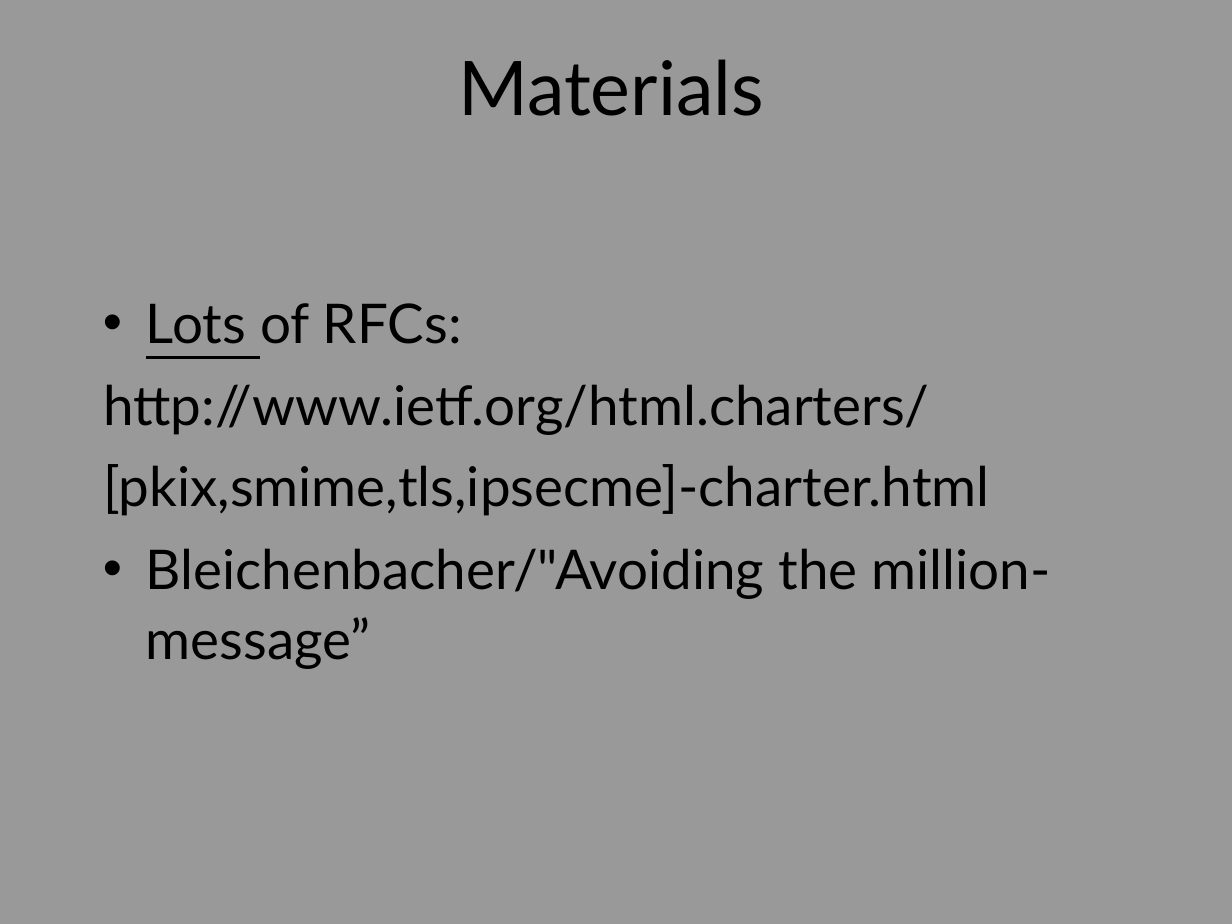
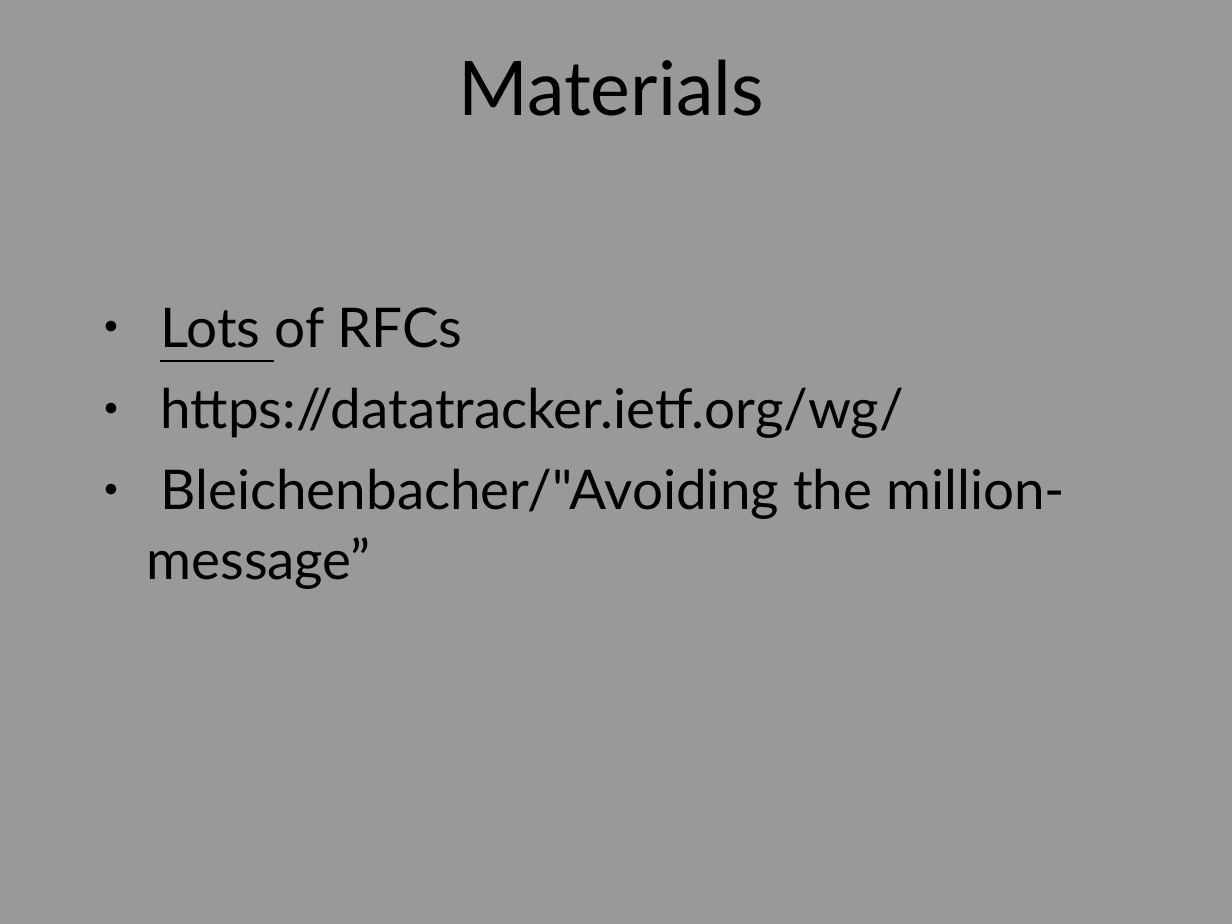
Before and after one commit to sftcd/cs7053, a slide deck: slide 23 of lectures/04-protocols/04-protocols.ppt (slide 24 before the commit). Drawn at 1232x924 pixels with LibreOffice and Linux fonts; fonts in the diff are those of the drawing. Boxes give left, top, right and bottom in pixels: in the first picture for what was removed or moved away, otherwise in the second. Text is boxed around its words. In the diff, an @@ line names an element or a change of style, - is before the commit and + after.

```diff
--- a/lectures/04-protocols/04-protocols.ppt
+++ b/lectures/04-protocols/04-protocols.ppt
@@ text at (x1=160, y1=307, x2=904, y2=438): text changed @@
-• Lots of RFCs:
-http://www.ietf.org/html.charters/
-[pkix,smime,tls,ipsecme]-charter.html
+● Lots of RFCs
+● https://datatracker.ietf.org/wg/
@@ text at (x1=146, y1=468, x2=1065, y2=589): bullet • to ●; less space between paragraphs @@
```
Also in this commit, not shown: 51 other slides changed, 1 slide added, 9 slides removed.
